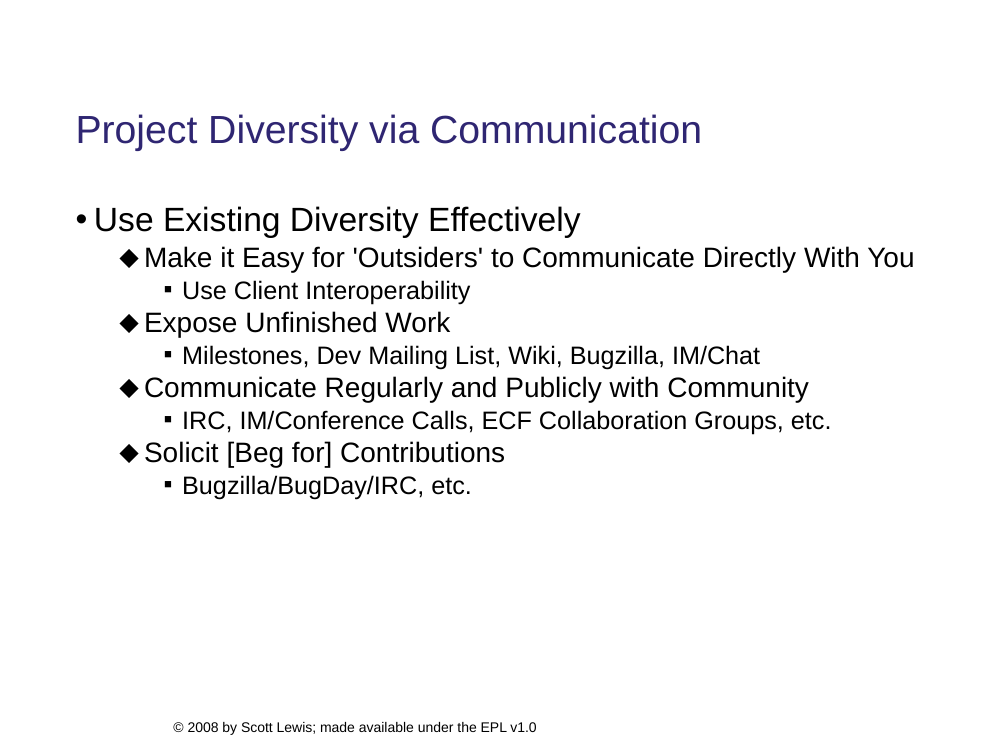
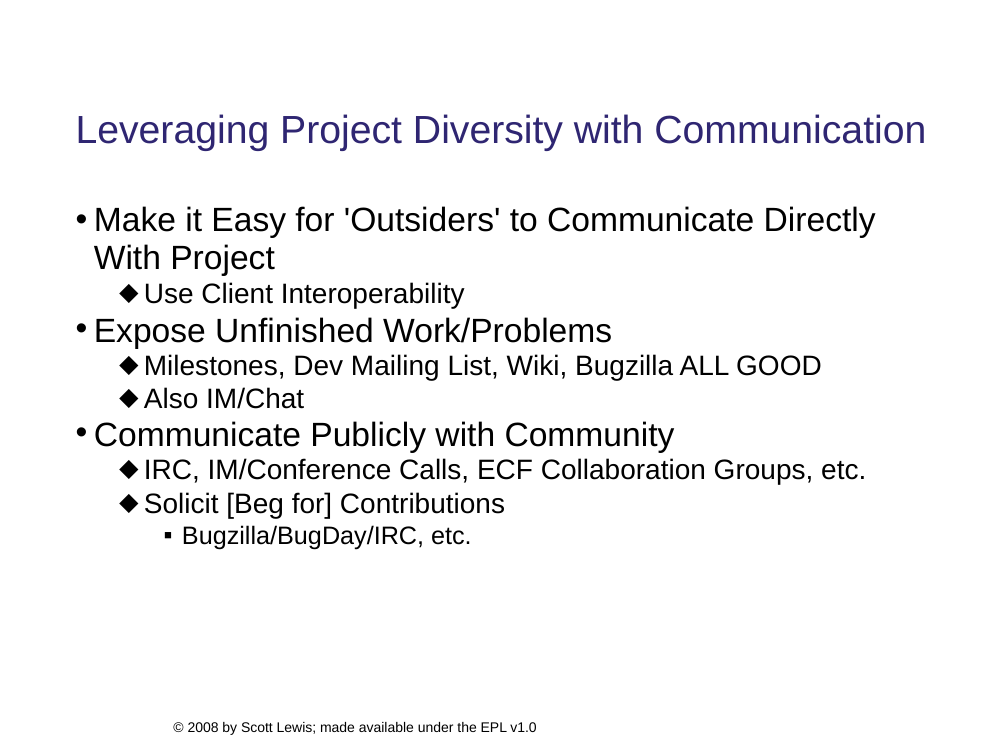
Before and after one commit to eclipse/ecf-website, a slide deck: slide 6 of presentations/eclipsecon2008/longtalk134/ecf_eclipsecon2008_134_DRAFT.ppt. Drawn at 1008x756 pixels with LibreOffice and Linux fonts; fonts in the diff are those of the drawing; background and template pictures are left out. Boxes give left, top, right and bottom in pixels: in the first picture for what was removed or moved away, otherwise in the second. Text is boxed around its words. In the diff, an @@ line names an element or a change of style, - is before the commit and + after.

Commit message:
New versions of talk slides

```diff
--- a/presentations/eclipsecon2008/longtalk134/ecf_eclipsecon2008_134_DRAFT.ppt
+++ b/presentations/eclipsecon2008/longtalk134/ecf_eclipsecon2008_134_DRAFT.ppt
@@ title at <box>76,114,926,151</box>: text changed @@
-Project Diversity via Communication
+Leveraging Project Diversity with Communication
@@ text at <box>94,206,876,276</box>: text changed; size 20 to 24 pt @@
-• Use Existing Diversity Effectively
-  ⬥ Make it Easy for 'Outsiders' to Communicate Directly With You
+• Make it Easy for 'Outsiders' to Communicate Directly With Project
@@ text at <box>144,282,866,484</box>: size 18 to 20 pt in "Use Client Interoperability", "IRC, IM/Conference Calls, ECF Collaboration Groups, etc."; bullet ▪ to ⬥; list level 3 to 2 in "Use Client Interoperability"; line spacing 0.81 to 0.76; list level 3 to 2 in "IRC, IM/Conference Calls, ECF Collaboration ..." @@
@@ text at <box>94,317,822,453</box>: text changed; size 20 to 24 pt @@
-  ⬥ Expose Unfinished Work
-    ▪ Milestones, Dev Mailing List, Wiki, Bugzilla, IM/Chat
-  ⬥ Communicate Regularly and Publicly with Community
+• Expose Unfinished Work/Problems
+  ⬥ Milestones, Dev Mailing List, Wiki, Bugzilla ALL GOOD
+  ⬥ Also IM/Chat
+• Communicate Publicly with Community
```
Also in this commit, not shown: 13 other slides changed, 1 other file.
